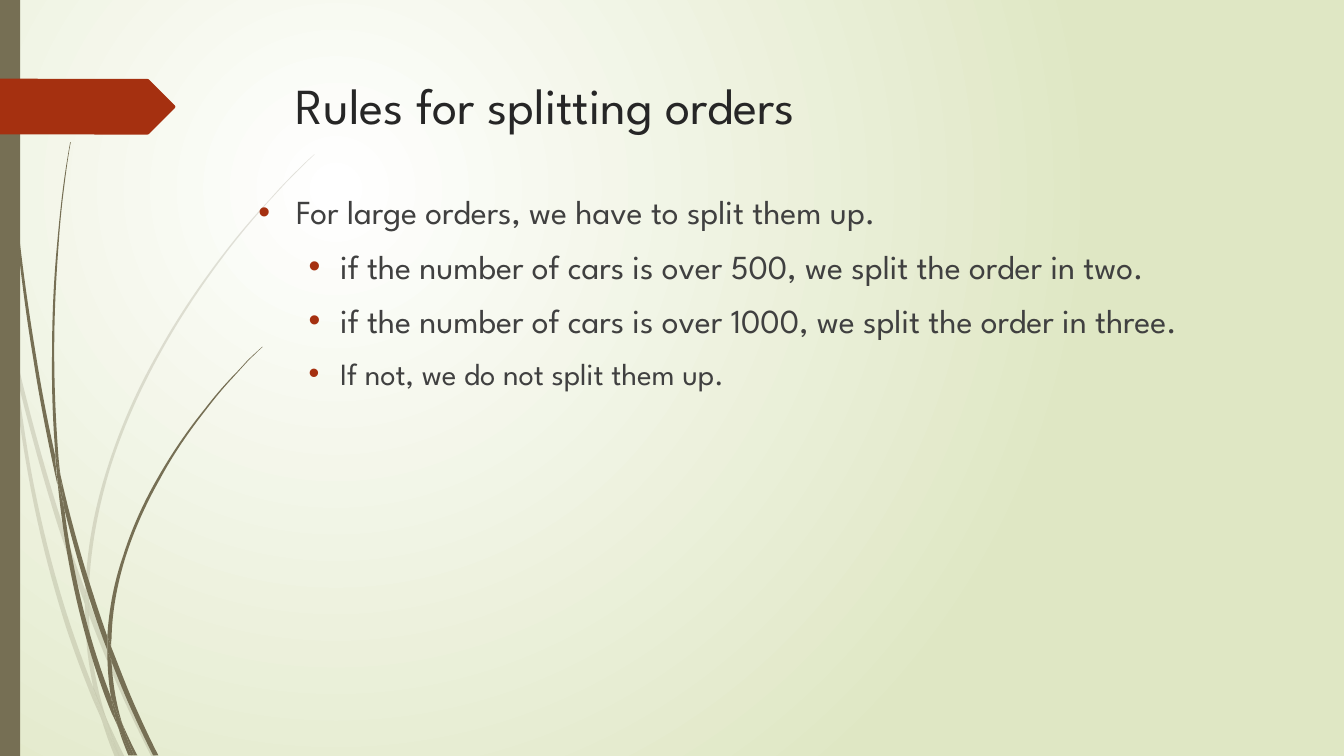
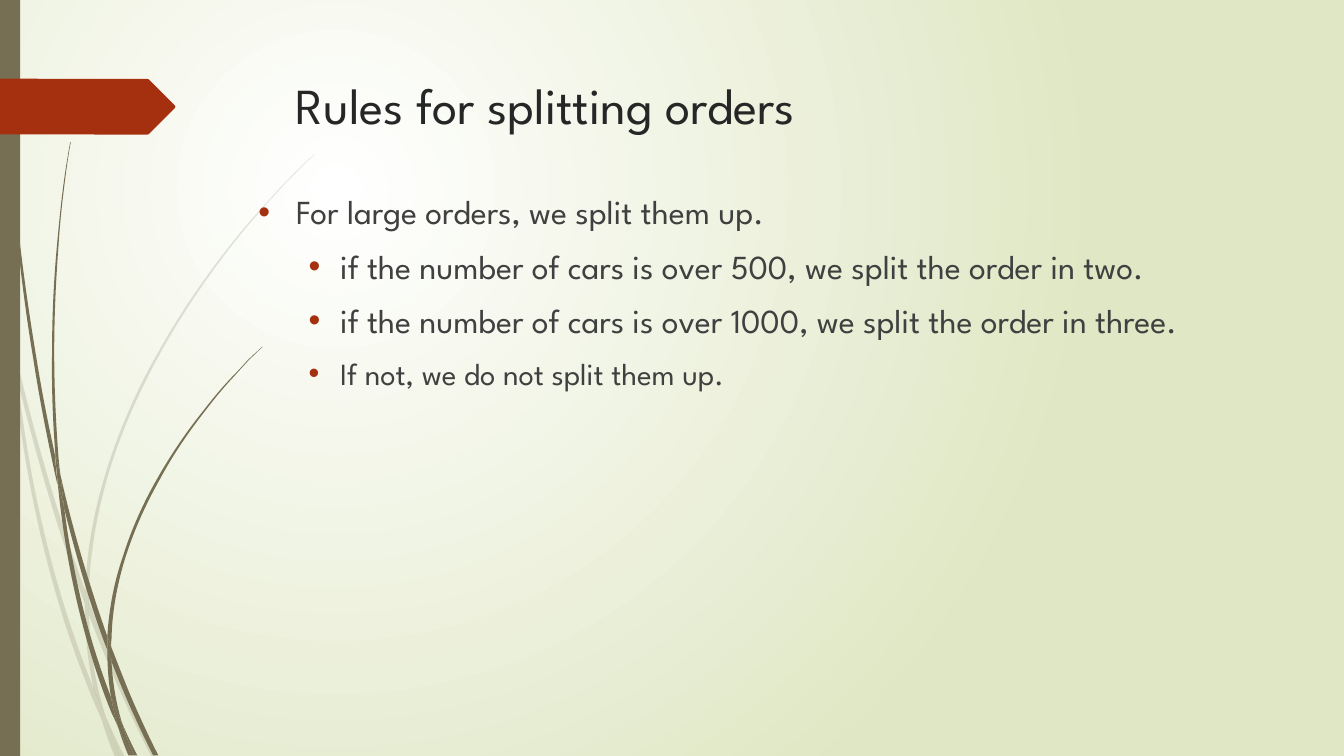
Before and after one commit to r-kurosu/kline_new, a slide deck: slide 18 of 中間報告.pptx. Drawn at 1344x756 pixels with LibreOffice and Linux fonts; fonts in the diff are those of the drawing. Boxes give left, top, right and bottom in pixels: in the first picture for what was removed or moved away, otherwise in the second. Text is boxed around its words. In the diff, an @@ line names an element or a change of style, - is before the commit and + after.

```diff
--- a/中間報告.pptx
+++ b/中間報告.pptx
@@ text at (296, 201, 763, 232): text changed @@
-• For large orders, we have to split them up.
+• For large orders, we split them up.
```
Also in this commit, not shown: 7 other slides changed, 3 other files.
